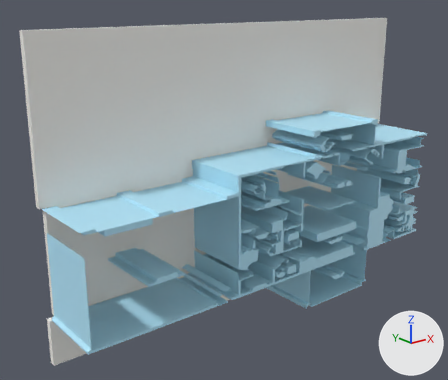
One commit to the glTF model version two/out_3d_improved_colour/26_19.glb: the scene before it, then after it.
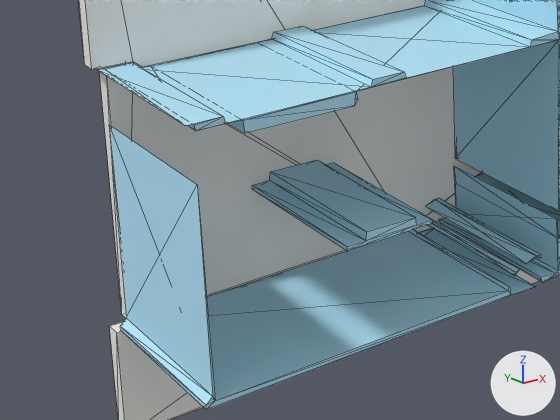
Each version appears first whole from a 50 mm camera at (-4.26, -11.13, 7.33) aimed at (4.33, -0.39, 3.04), and next in a close-up on the part from 0% to 53% of the width and 47% to 94% of the height. Every picture has the same lights, and +X, +Y and +Z are marked at lower right. The close-ups show mesh edges as thin lines. Where no turn or scale is listed for an object, it has been applied to the vertices. Vertices at the same position are counted once.

Objects in the first close-up: 'geometry_0'.
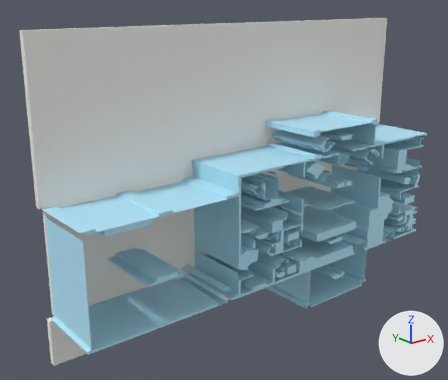
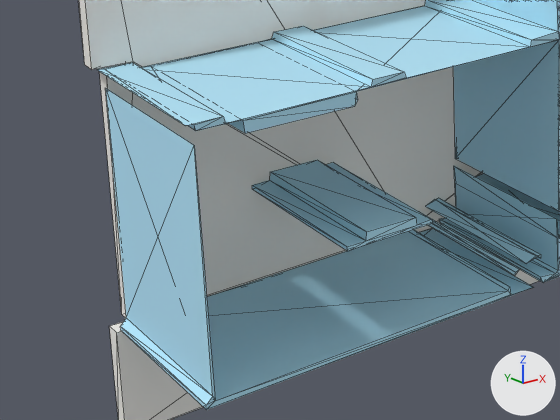
What differs and where, as boxes [x1, y1, x2, y2] in the close-ups (560 x 420 px; the box of a moved part takes in the faces that stretch with it):
```json
{"part": 1, "of": "me_geometry_0", "change": "moved or reshaped", "before": [109, 125, 215, 399], "after": [106, 88, 215, 399]}
{"part": 2, "of": "me_geometry_0", "change": "moved or reshaped", "before": [223, 228, 535, 404], "after": [223, 228, 533, 404]}
```

Scene script edits in JSON lines:
```json
{"block": "me_geometry_0", "where": "# used by ob_geometry_0; location = (0.0, 0.0, 0.0)"}
{"block": "me_geometry_0", "where": "# verts and faces of me_geometry_0; kept vertices keep their numbers, new ones are numbered from 1419"}
{"block": "me_geometry_0", "where": "# before: 114 (0.1, -0.15, 2.94) at pixel (108, 124), 123 (0.1, -1.76, 2.94) at pixel (197, 184)"}
{"block": "me_geometry_0", "where": "# before: 119 (3.37, -0.15, 1.03), 128 (3.37, -1.76, 1.03) at pixel (535, 286)"}
{"op": "remove", "block": "me_geometry_0", "code": "me_geometry_0.from_pydata(...)  # 1419 vertices, 2656 faces; spans x 0.0..10.23, y -1.76..0.0, z 0.0..6.75"}
{"op": "add", "block": "me_geometry_0", "code": "me_geometry_0.from_pydata(...)  # 1433 vertices, 2684 faces; spans x 0.0..10.23, y -1.76..0.0, z 0.0..6.75"}
{"block": "me_geometry_0", "change": "me_geometry_0 part 1"}
{"op": "add", "block": "me_geometry_0", "code": "verts[114] = (0.1, -0.15, 3.26)  # moved, pixel (105, 87)"}
{"op": "add", "block": "me_geometry_0", "code": "verts[123] = (0.1, -1.76, 3.26)  # moved, pixel (194, 145)"}
{"block": "me_geometry_0", "change": "me_geometry_0 part 2"}
{"op": "add", "block": "me_geometry_0", "code": "verts[119] = (3.35, -0.15, 1.03)  # moved, pixel (432, 228)"}
{"op": "add", "block": "me_geometry_0", "code": "verts[128] = (3.35, -1.76, 1.03)  # moved, pixel (533, 287)"}
```
